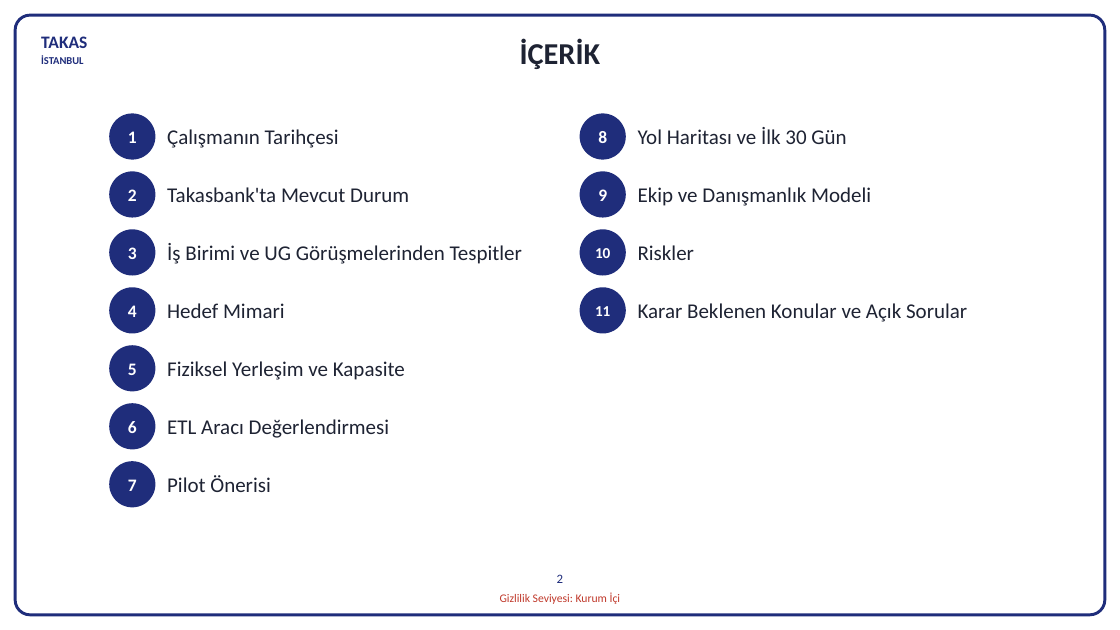
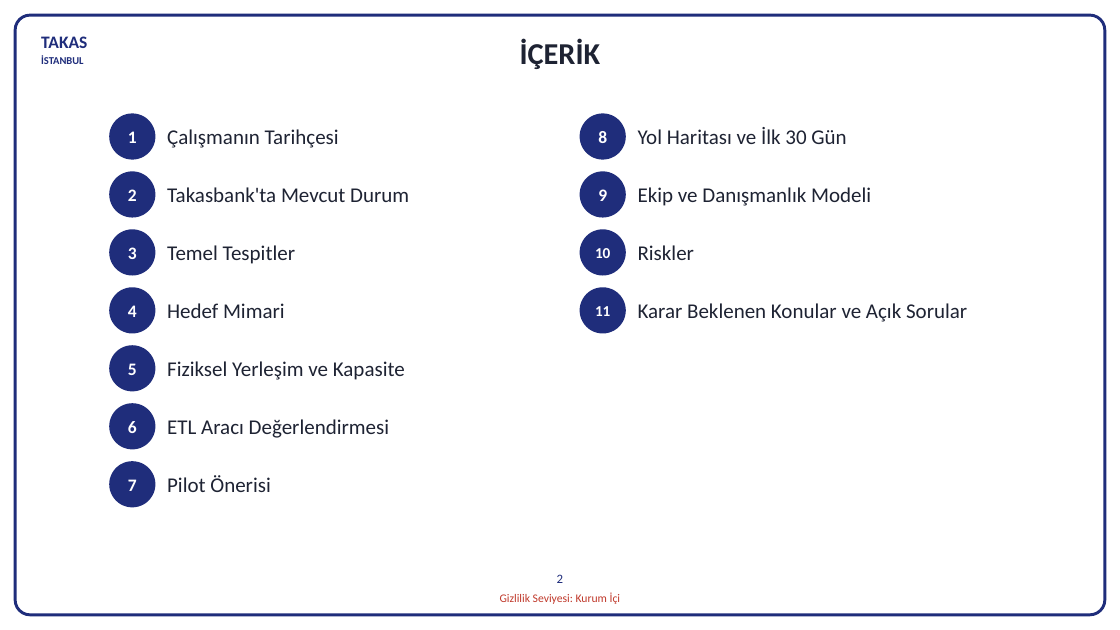
Before and after one commit to hanifidemirel0/Cursor-Projects, a slide deck: slide 2 of outputs/dwh-sunum-kasim-2026/5 - DWHSunum_Kasim2026.pptx. Drawn at 1120x630 pixels with LibreOffice and Linux fonts; fonts in the diff are those of the drawing. Boxes give left, top, right and bottom in pixels: in the first picture for what was removed or moved away, otherwise in the second. Text is boxed around its words. In the diff, an @@ line names an element or a change of style, - is before the commit and + after.

```diff
--- a/outputs/dwh-sunum-kasim-2026/5 - DWHSunum_Kasim2026.pptx
+++ b/outputs/dwh-sunum-kasim-2026/5 - DWHSunum_Kasim2026.pptx
@@ text at (167, 245, 295, 264): text changed @@
-İş Birimi ve UG Görüşmelerinden Tespitler
+Temel Tespitler
```
Also in this commit, not shown: 16 other slides changed, 1 slide removed, 3 other files.
